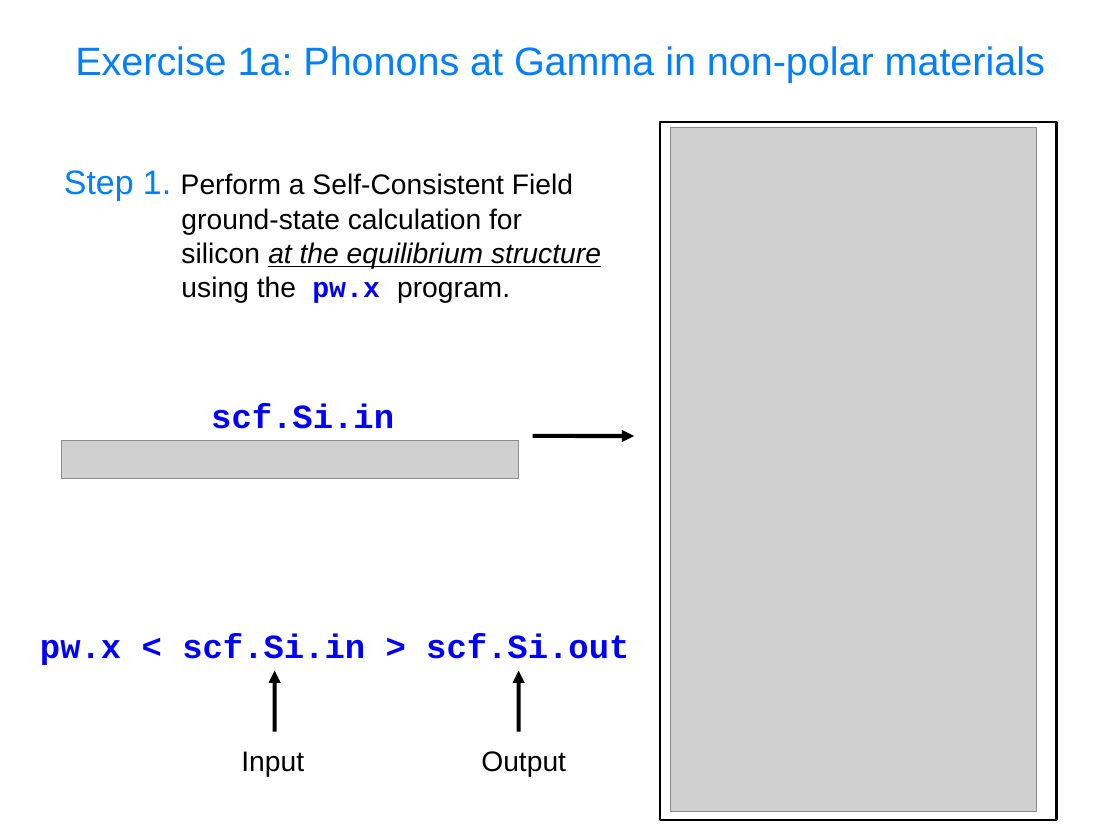
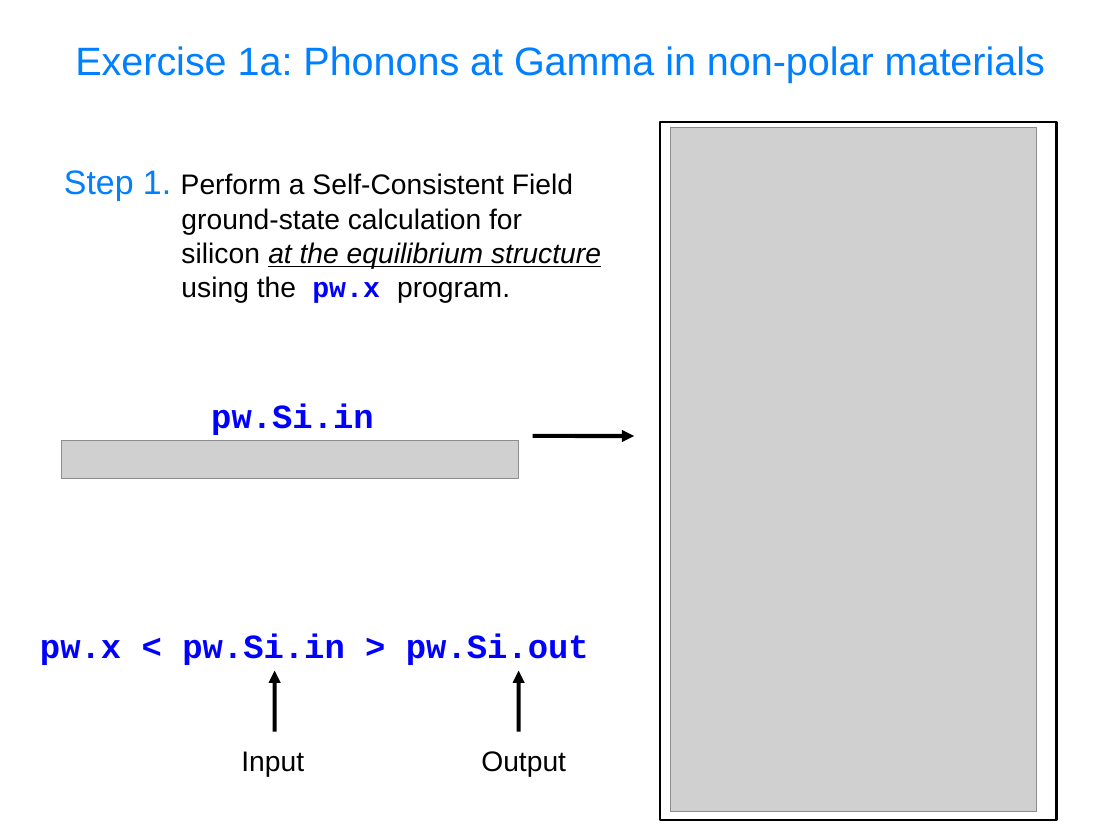
Before and after one commit to aravindhk/QESummerSchool, a slide deck: slide 10 of slides.sources/handson-day3-DFPT.odp. Drawn at 1120x840 pixels with LibreOffice and Linux fonts; fonts in the diff are those of the drawing; grey boxes stand for pictures. Boxes give left, top, right and bottom in pixels: in the first picture for what was removed or moved away, otherwise in the second. Text is boxed around its words. In the diff, an @@ line names an element or a change of style, - is before the commit and + after.

```diff
--- a/slides.sources/handson-day3-DFPT.odp
+++ b/slides.sources/handson-day3-DFPT.odp
@@ text at bbox=[211, 403, 374, 435]: text changed @@
-scf.Si.in
+pw.Si.in
@@ text at bbox=[40, 633, 589, 665]: text changed @@
-pw.x < scf.Si.in > scf.Si.out
+pw.x < pw.Si.in > pw.Si.out
```
Also in this commit, not shown: 7 other slides changed, 1 other file.
